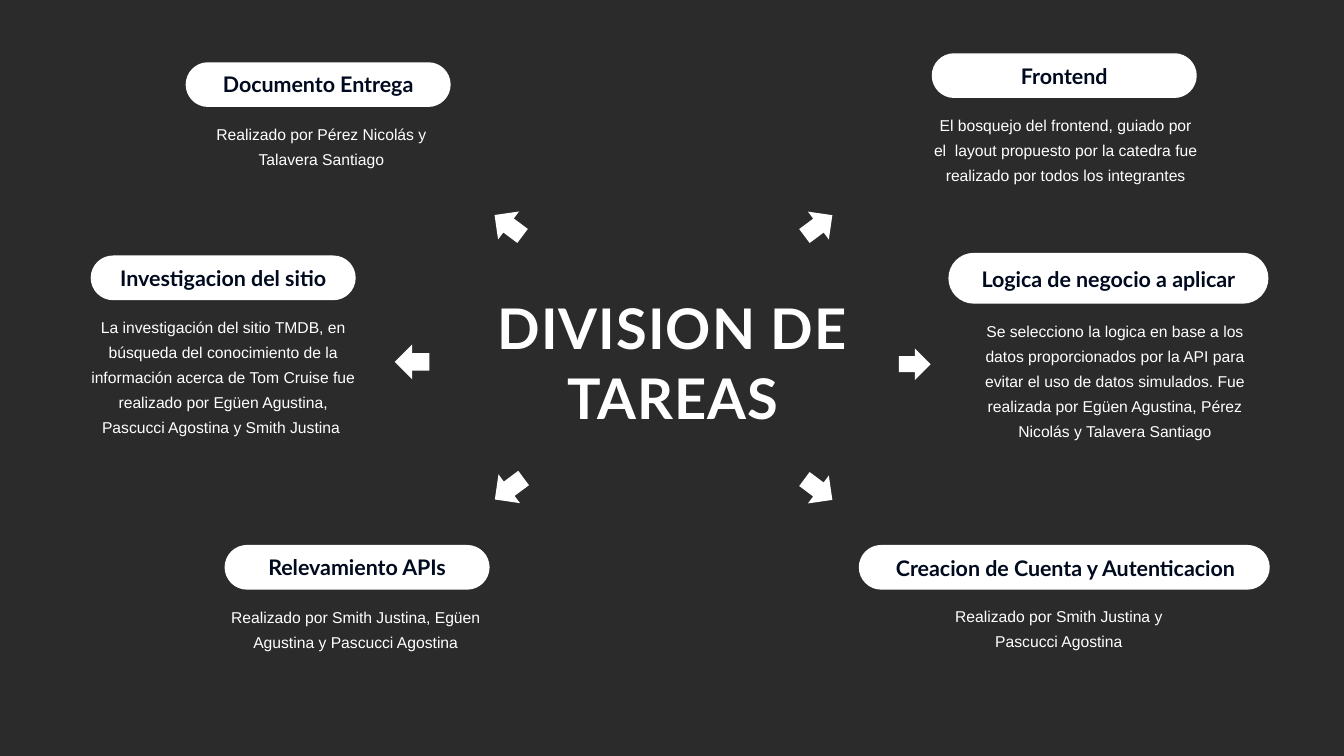
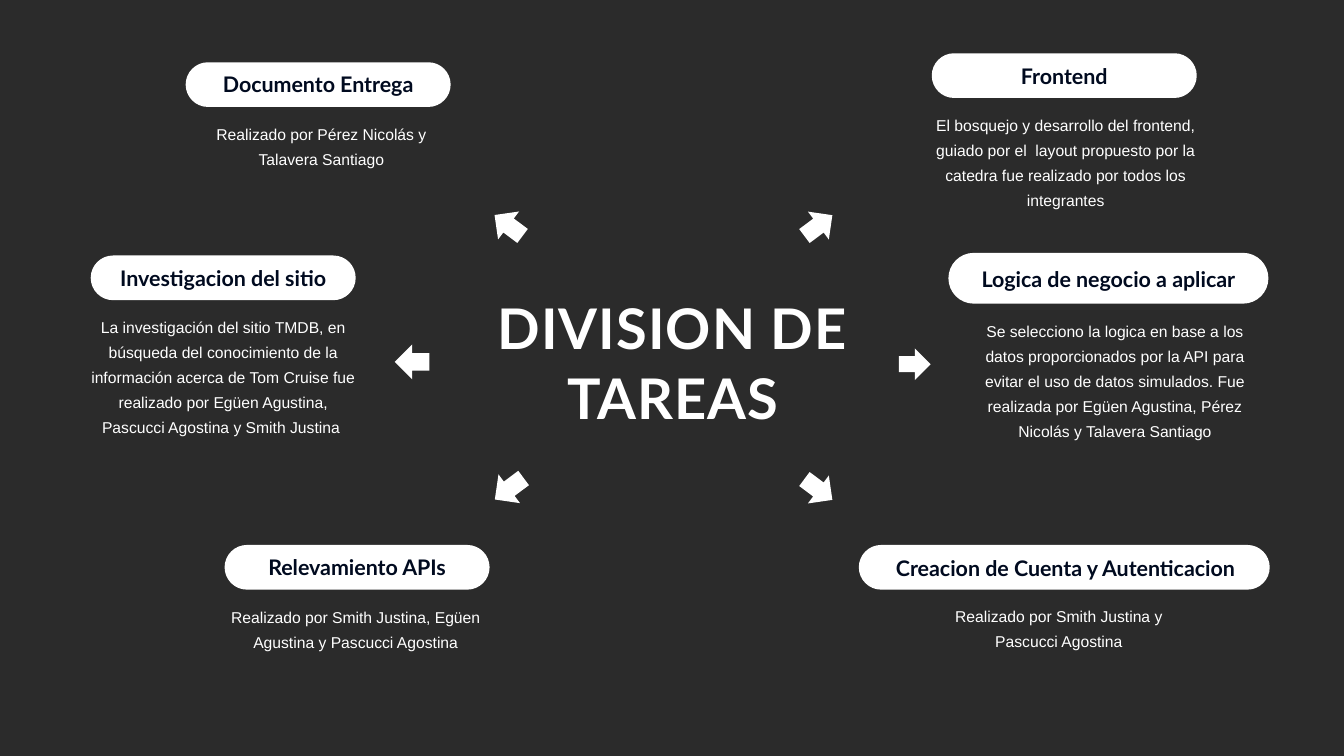
Before and after one commit to sebaiannotta17/2025-UTN-GRUPO-6, a slide deck: slide 3 of TP-2/Grupo07/Documento proyecto/Trabajo practco 2.pptx. Drawn at 1344x756 pixels with LibreOffice and Linux fonts; fonts in the diff are those of the drawing; background and template pictures are left out; a plain dark background stands for a picture behind light text. Boxes give left, top, right and bottom in pixels: in the first picture for what was removed or moved away, otherwise in the second. Text is boxed around its words. In the diff, an @@ line names an element or a change of style, - is before the commit and + after.

```diff
--- a/TP-2/Grupo07/Documento proyecto/Trabajo practco 2.pptx
+++ b/TP-2/Grupo07/Documento proyecto/Trabajo practco 2.pptx
@@ text at box(936, 119, 1195, 210): text changed @@
-El bosquejo del frontend, guiado por el layout propuesto por la catedra fue realizado por todos los integrantes
+El bosquejo y desarrollo del frontend, guiado por el layout propuesto por la catedra fue realizado por todos los integrantes
```
Also in this commit, not shown: 1 other slide changed.
